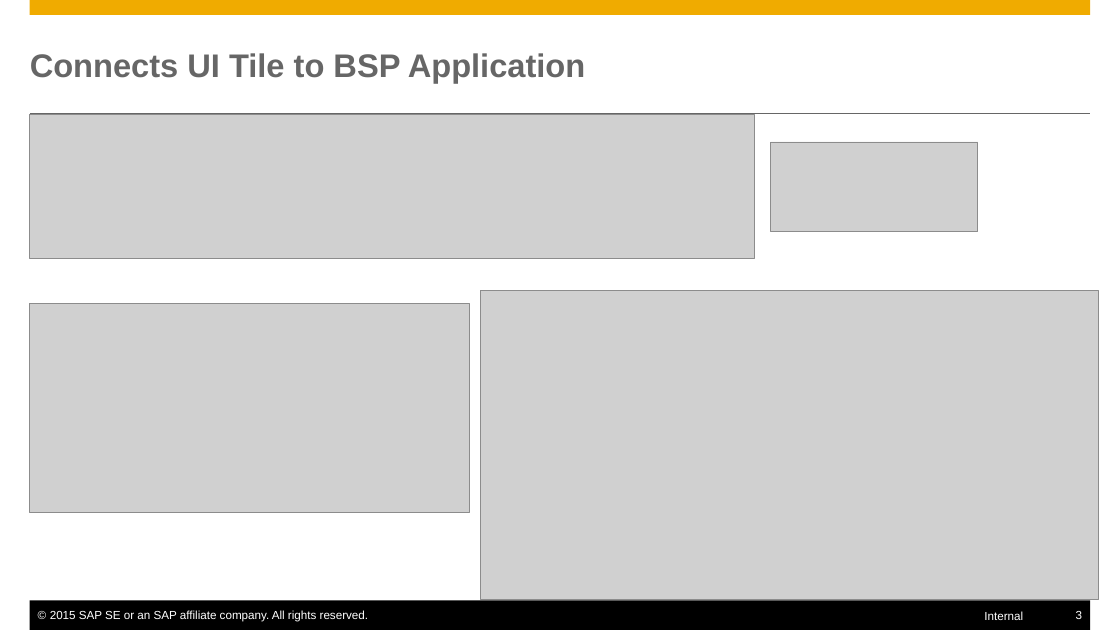
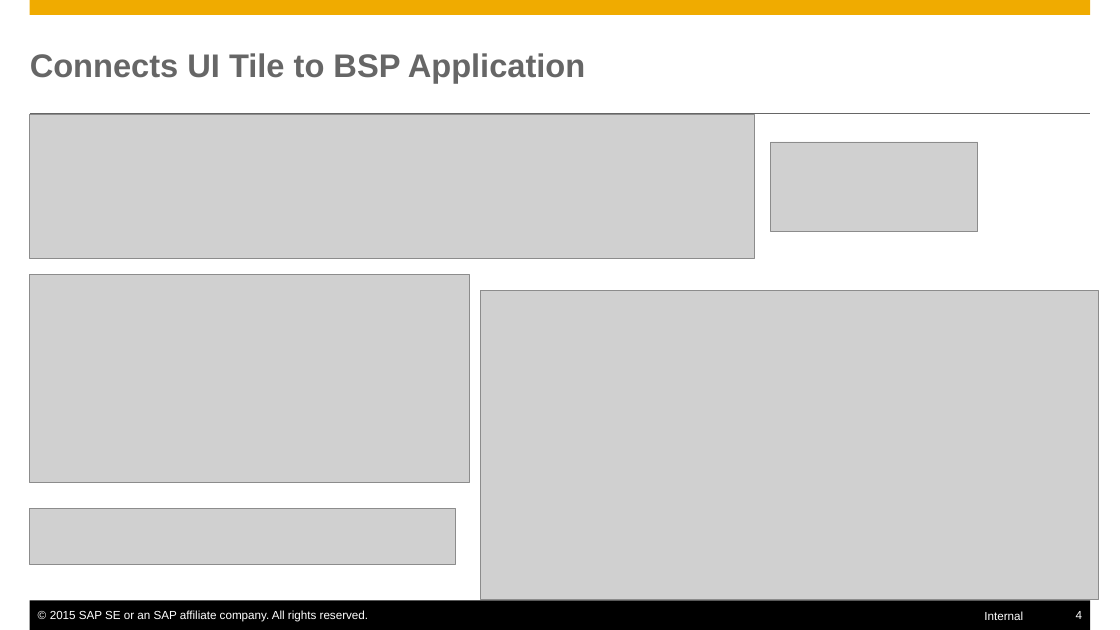
Before and after one commit to mxpang/jerryslide, a slide deck: slide 4 of training/03_Jerry_Fiori.pptx (slide 3 before the commit). Drawn at 1120x630 pixels with LibreOffice and Linux fonts; fonts in the diff are those of the drawing; grey boxes stand for pictures. Boxes give left, top, right and bottom in pixels: in the first picture for what was removed or moved away, otherwise in the second. Text is boxed around its words. In the diff, an @@ line names an element or a change of style, - is before the commit and + after.

```diff
--- a/training/03_Jerry_Fiori.pptx
+++ b/training/03_Jerry_Fiori.pptx
@@ picture: place and size @@
-picture at (29, 304, 468, 512)
+picture at (29, 275, 468, 483)
@@ picture added at (29, 509, 455, 564) @@
@@ page number at (1076, 611, 1082, 619): text changed @@
-3
+4
```
Also in this commit, not shown: 2 other slides changed, 1 slide added, 5 other files.
